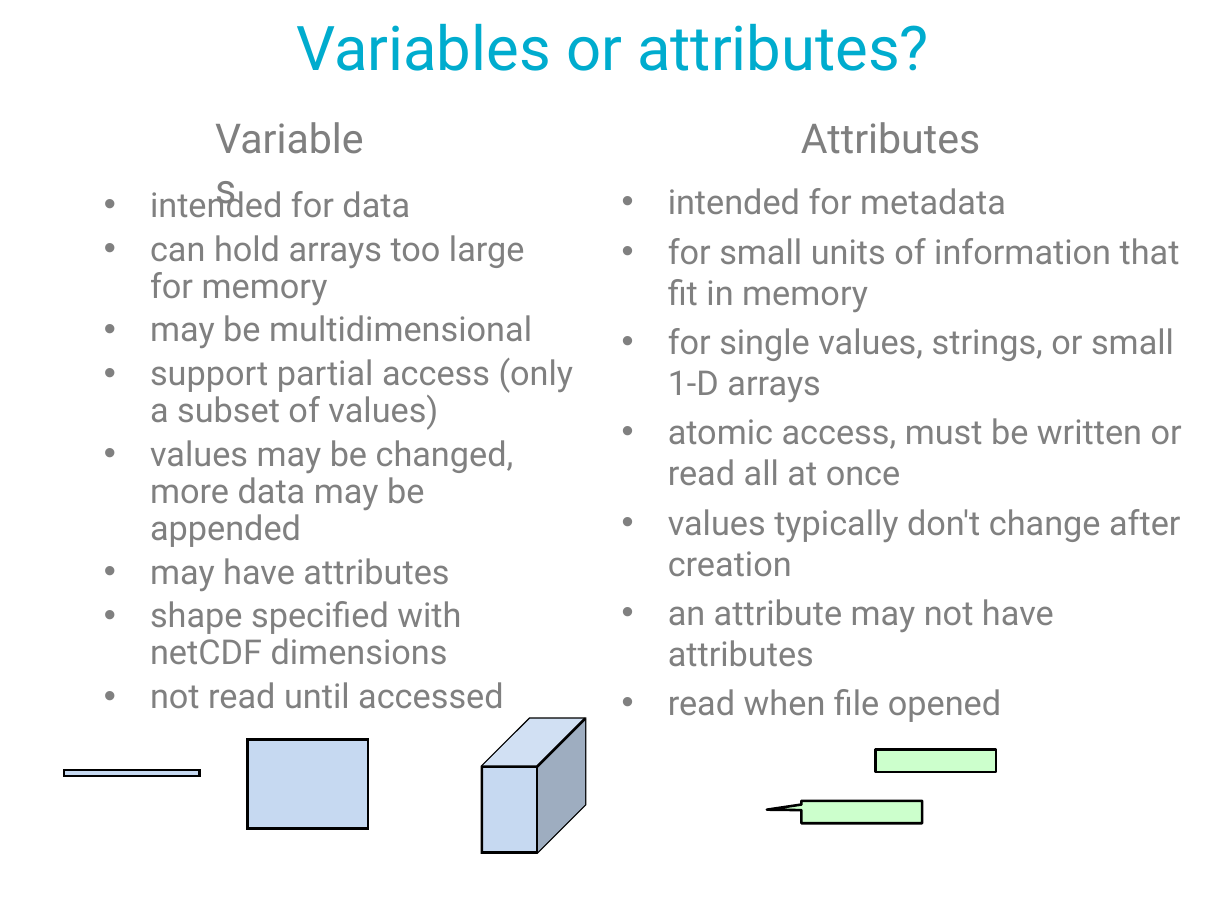
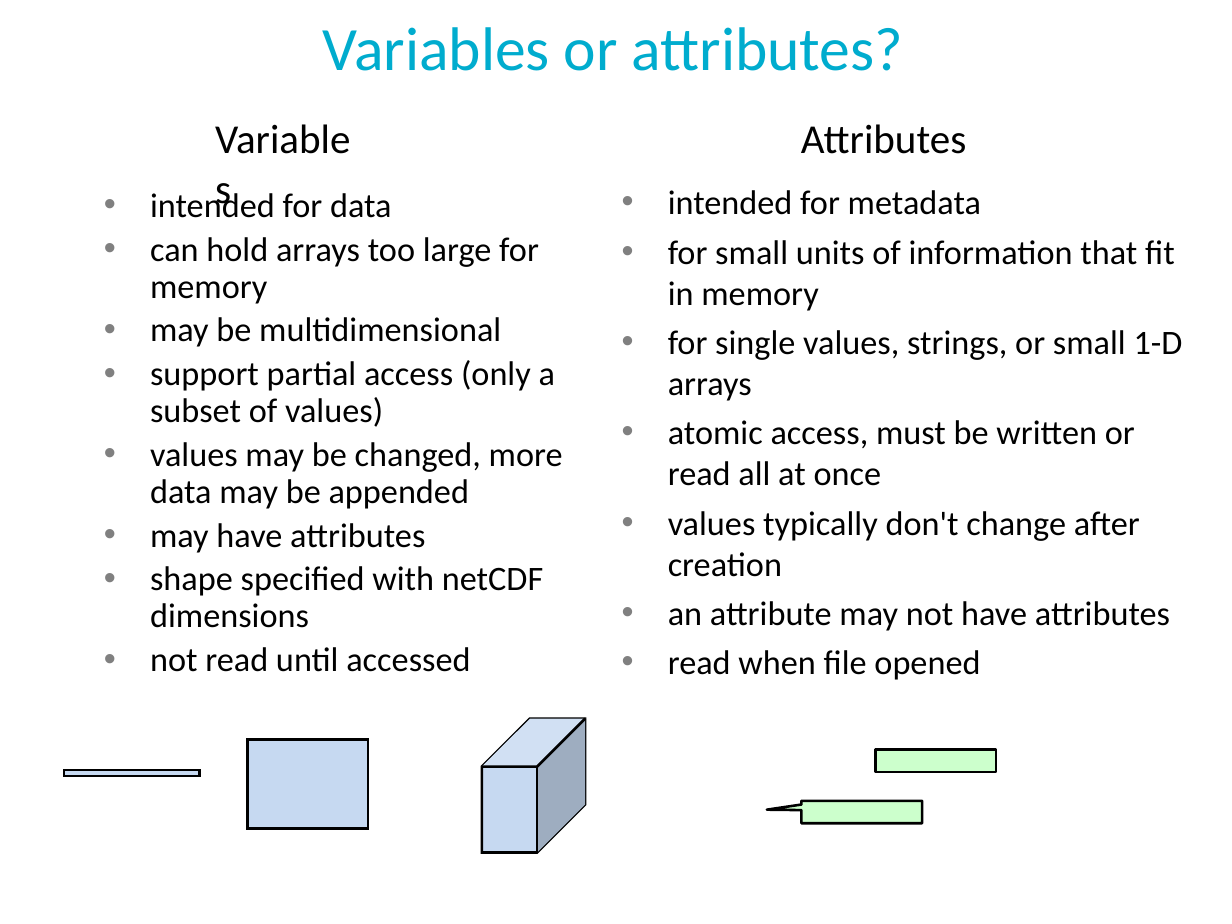
Before and after one commit to Unidata/python-workshop, a slide deck: slide 21 of presentations/netcdf-intro.pptx (slide 22 before the commit). Drawn at 1232x924 pixels with LibreOffice and Linux fonts; fonts in the diff are those of the drawing; background and template pictures are left out. Boxes give left, top, right and bottom in pixels: in the first picture for what was removed or moved away, otherwise in the second. Text is boxed around its words. In the diff, an @@ line names an element or a change of style, - is before the commit and + after.

```diff
--- a/presentations/netcdf-intro.pptx
+++ b/presentations/netcdf-intro.pptx
@@ title "Variables or attributes?" at (x1=564, y1=27, x2=903, y2=71): font Roboto to Calibri @@
@@ text "Variables" at (x1=323, y1=27, x2=550, y2=71): font Roboto to Calibri, text colour #7F7F7F to #000000 @@
@@ text "Attributes" at (x1=801, y1=124, x2=966, y2=154): font Roboto to Calibri, text colour #7F7F7F to #000000 @@
@@ text "intended for data" at (x1=150, y1=193, x2=563, y2=672): font Roboto to Calibri, text colour #808080 to #000000 @@
@@ text "intended for metadata" at (x1=668, y1=190, x2=1183, y2=680): font Roboto to Calibri, text colour #808080 to #000000 @@
```
Also in this commit, not shown: 38 other slides changed, 1 slide removed, 1 other file.
